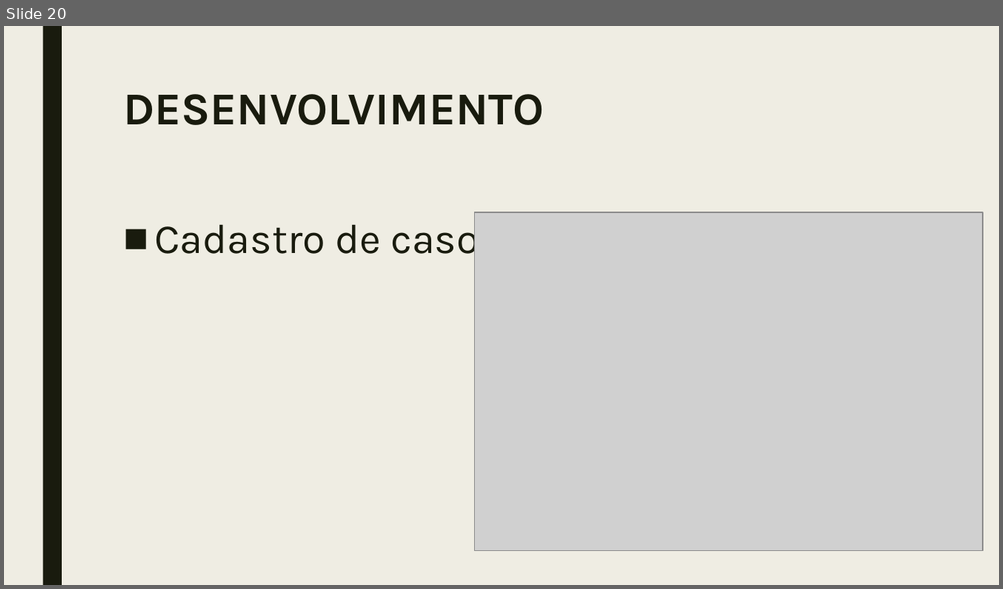
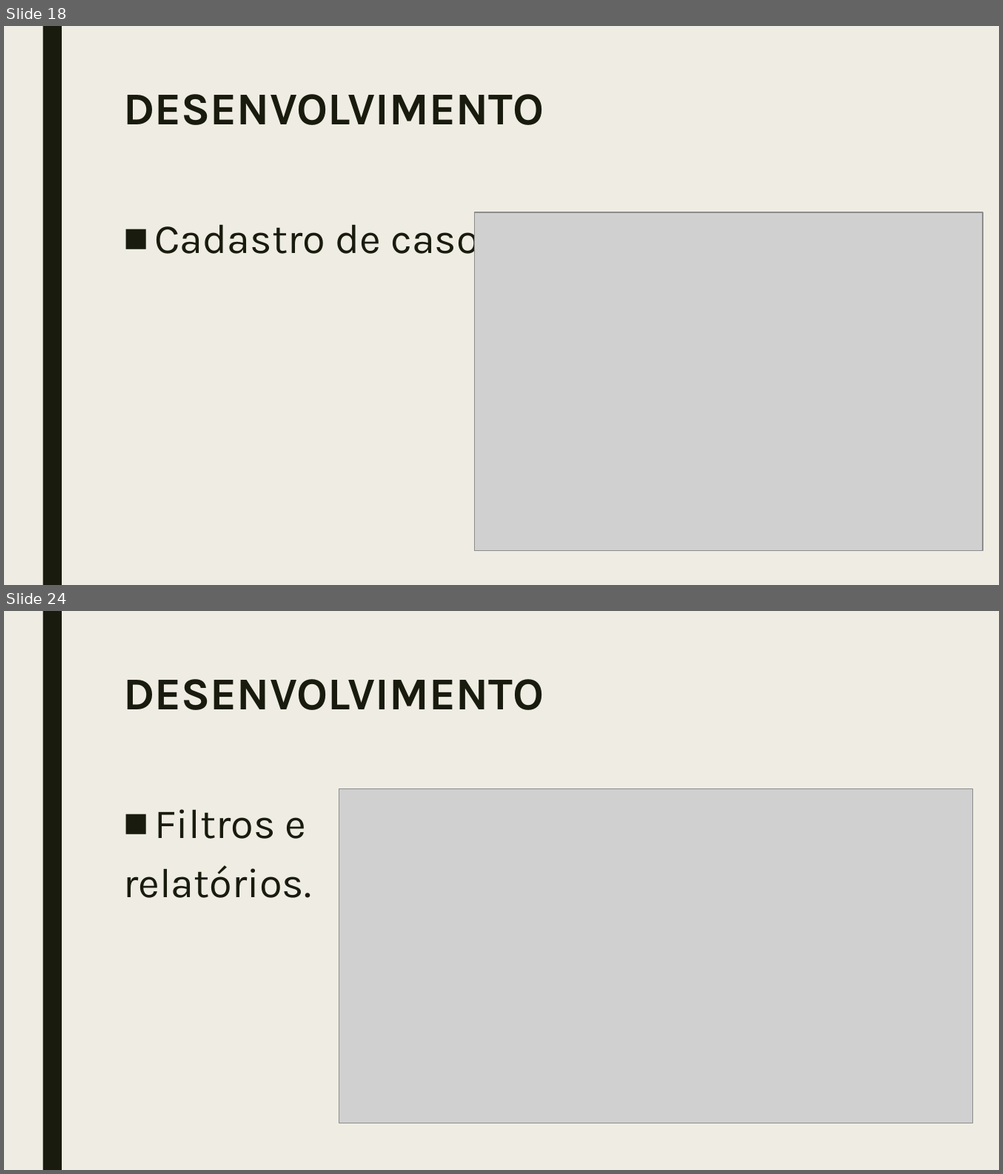
Before and after one commit to jfssantini/NPJeDocuments, a slide deck: NPJ.pptx. Shown one above the other, each under a label of ours: slide 20 before the commit, slides 18 and 24 after it; the slides between them are not shown. The pictures are 1003x589 and 1003x1174 pixels, drawn with LibreOffice and Linux fonts; fonts in the diff are those of the drawing; grey boxes stand for pictures. Boxes give left, top, right and bottom in pixels: in the first picture for what was removed or moved away, otherwise in the second. Text is boxed around its words. In the diff, an @@ line names an element or a change of style, - is before the commit and + after.

```diff
--- a/NPJ.pptx
+++ b/NPJ.pptx
@@ slide 24 added at (x1=4, y1=611, x2=999, y2=1170), background #EFEDE3; not listed: 1 template element that a slide beside it also shows @@
@@ title added at (x1=123, y1=679, x2=543, y2=710), 44 pt, text #191B0E, bold @@
+DESENVOLVIMENTO
@@ text added at (x1=123, y1=809, x2=311, y2=898), 40 pt, text #191B0E @@
+■ Filtros e
+relatórios.
@@ picture added at (x1=339, y1=789, x2=973, y2=1124) @@
@@ what was slide 20 is now slide 18 @@
```
Also in this commit, not shown: 2 slides changed, 9 other slides added, 2 slides removed.
